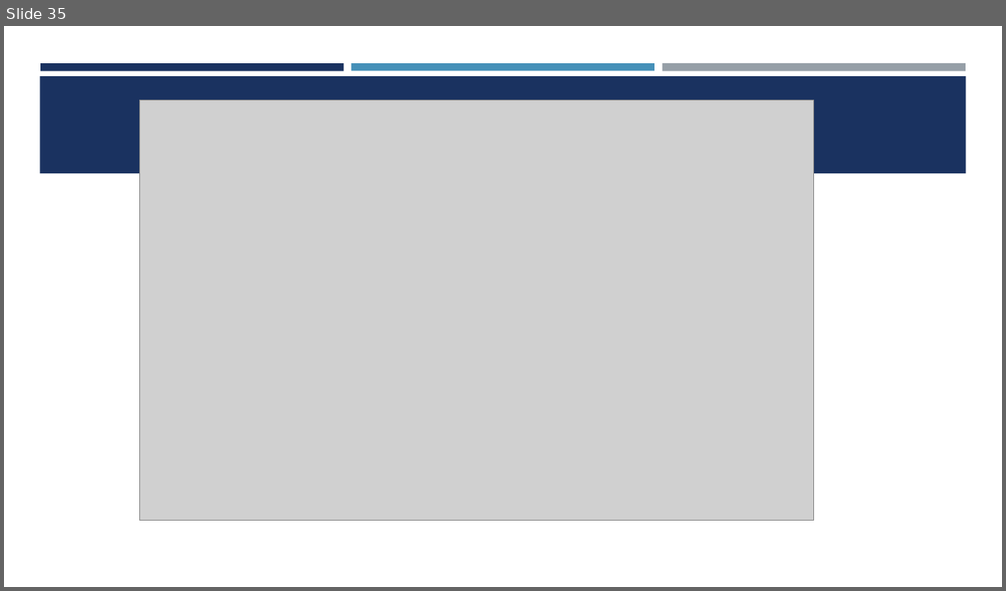
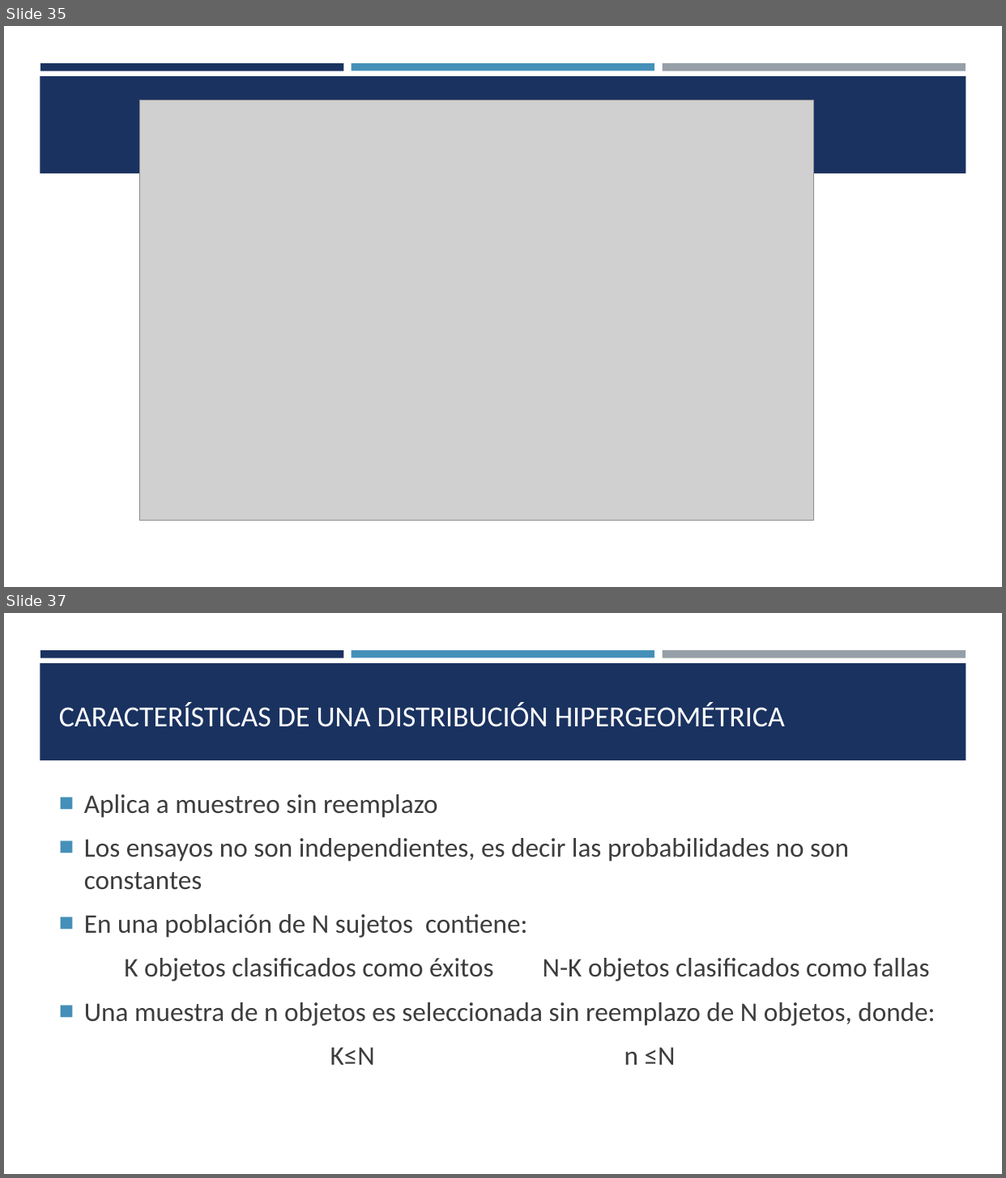
Before and after one commit to estadisticaITM/estadisticaITM.github.io, a slide deck: ITM_VAD_EBX.pptx. Shown one above the other, each under a label of ours: slide 35 before the commit, slides 35 and 37 after it; the slides between them are not shown. The pictures are 1006x591 and 1006x1178 pixels, drawn with LibreOffice and Linux fonts; fonts in the diff are those of the drawing; grey boxes stand for pictures. Boxes give left, top, right and bottom in pixels: in the first picture for what was removed or moved away, otherwise in the second. Text is boxed around its words. In the diff, an @@ line names an element or a change of style, - is before the commit and + after.

```diff
--- a/ITM_VAD_EBX.pptx
+++ b/ITM_VAD_EBX.pptx
@@ slide 37 added at (4,613,1002,1174), background #FFFFFF; not listed: 4 template elements that a slide beside it also shows @@
@@ title added at (59,702,785,727), 28 pt, text #FFFFFF @@
+CARACTERÍSTICAS DE UNA DISTRIBUCIÓN HIPERGEOMÉTRICA
@@ text added at (84,794,935,1065), 25.9 pt, text #3D3D3D @@
+■ Aplica a muestreo sin reemplazo
+■ Los ensayos no son independientes, es decir las probabilidades no son constantes
+■ En una población de N sujetos contiene:
+    K objetos clasificados como éxitos N-K objetos clasificados como fallas
+■ Una muestra de n objetos es seleccionada sin reemplazo de N objetos, donde:
+K≤N n ≤N
```
Also in this commit, not shown: 34 other slides added, 15 other files.
